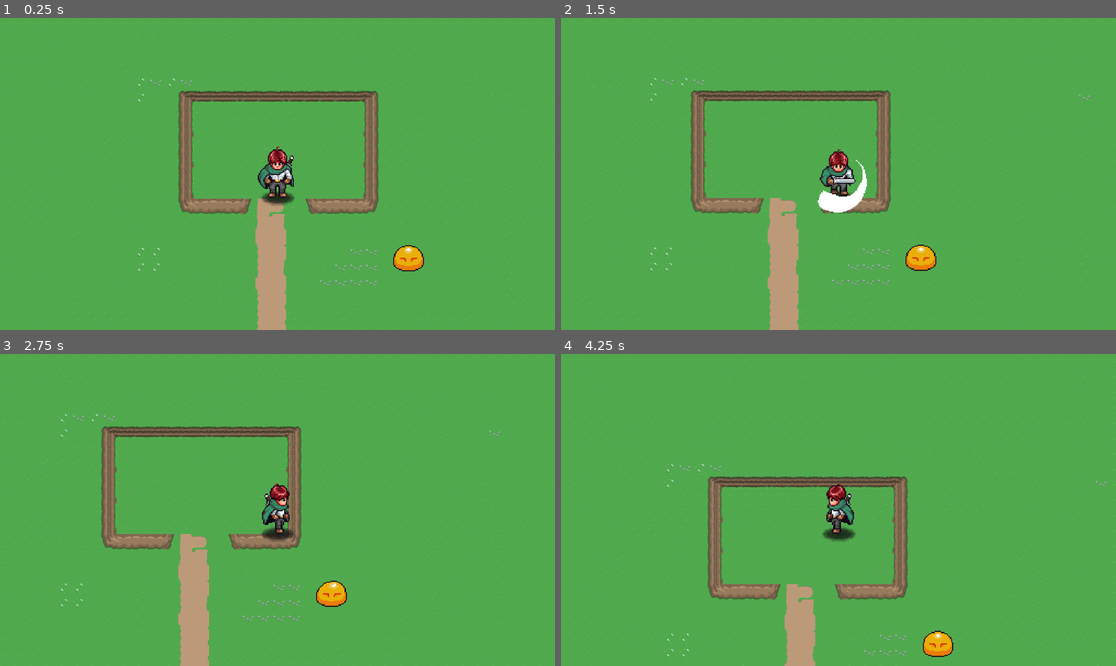
Above: before the commit, frames 1-4 (two rows, left to right).
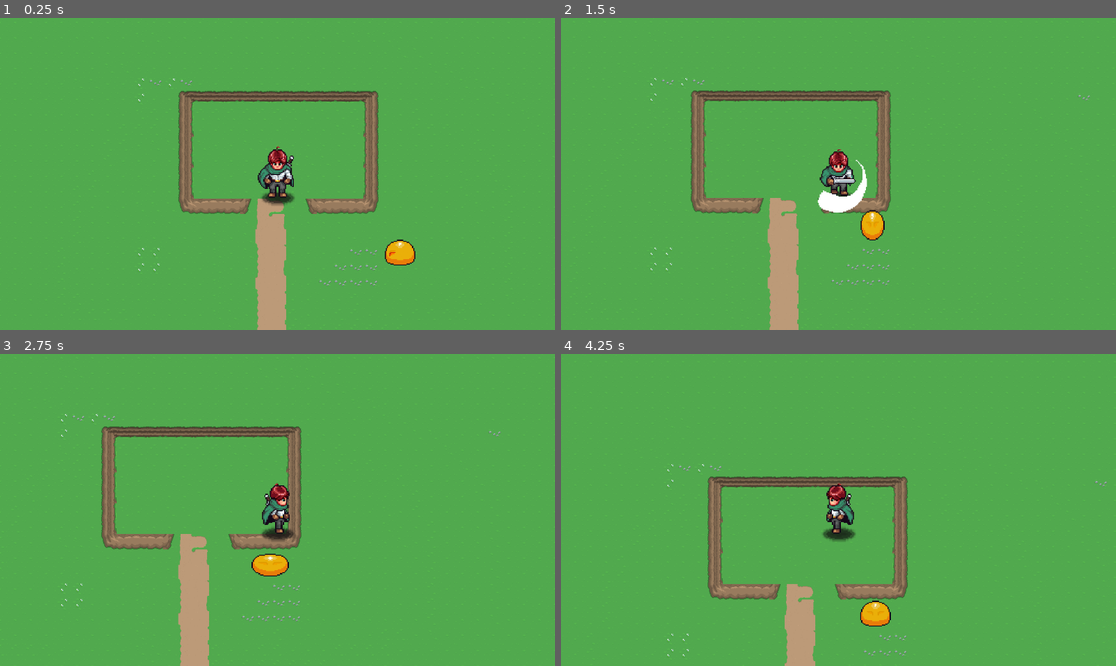
Above: after the commit, the same moments.

Repository: venkateshsivapragash28/Godot-Learn
Game: Godot game, scene res://playground.tscn
Same seed, same stepped clock (60 frames per second), same inputs: the game is played once before the commit and once after it.
Inputs (mouse positions are in pixels of both pictures, inside the frame that each line leads up to):
- Up to frame 1 (0.25 s): no input
- Up to frame 2 (1.5 s): move the mouse to (960, 158) at 0.52 s; hold D (right) 0.53-1.28 s; click (960, 158) at 0.6 s; move the mouse to (727, 189) at 1.27 s; hold S (down) from 1.28 s (still down); click (727, 189) at 1.35 s
- Up to frame 3 (2.75 s): move the mouse to (333, 441) at 2.02 s; release S (down) at 2.03 s; hold D (right) from 2.03 s (still down); click (333, 441) at 2.1 s
- Up to frame 4 (4.25 s): move the mouse to (810, 572) at 2.77 s; release D (right) at 2.78 s; hold W (up) 2.78-3.53 s; click (810, 572) at 2.85 s; move the mouse to (1005, 556) at 3.52 s; hold A (left) from 3.53 s (still down); click (1005, 556) at 3.6 s

The runs differ from the first frame. In frame 1, 0.5% of the frame differs, in the area x 69-77%, y 70-82%; in frame 2, 0.7%; in frame 3, 0.8%, in the area x 45-63%, y 63-82%; in frame 4, 0.8%.

Commit message:
added slime attack, slime detects player within its radius, slime chases the player.

Diff:
--- a/Enemies/Slime/Slime.tscn
+++ b/Enemies/Slime/Slime.tscn
@@ -1,6 +1,7 @@
 [gd_scene format=3 uid="uid://21t22vjvneei"]
 
 [ext_resource type="Texture2D" uid="uid://qwfnb1bkvnpa" path="res://Enemies/Slime/sprites/Slime.png" id="1_hsbk2"]
+[ext_resource type="Script" path="res://Enemies/Slime/slime.gd" id="2_slime"]
 
 [sub_resource type="CircleShape2D" id="CircleShape2D_hsbk2"]
 radius = 31.06445
@@ -201,6 +202,7 @@
 position = Vector2(1, -26)
 collision_layer = 256
 collision_mask = 16
+script = ExtResource("2_slime")
 
 [node name="SlimeSprite2D" type="Sprite2D" parent="." unique_id=1816161976]
 position = Vector2(0, -27)
--- /dev/null
+++ b/Enemies/Slime/slime.gd
@@ -0,0 +1,146 @@
+extends CharacterBody2D
+
+@export var move_speed: float = 90.0
+@export var attack_range: float = 58.0
+@export var attack_damage: int = 1
+@export var attack_duration: float = 0.4
+@export var attack_cooldown: float = 0.8
+@export var hitbox_active_time: float = 0.18
+@export var hitbox_side_offset: Vector2 = Vector2(34, 0)
+@export var hitbox_down_offset: Vector2 = Vector2(0, 28)
+@export var hitbox_up_offset: Vector2 = Vector2(0, -28)
+
+@onready var sprite: Sprite2D = $SlimeSprite2D
+@onready var anim: AnimationPlayer = $AnimationPlayer
+@onready var direction_range: Area2D = $DirectionRange
+@onready var hitbox: Area2D = $HitBox
+@onready var hitbox_shape: CollisionShape2D = $HitBox/CollisionShape2D
+
+var target_player: Player
+var last_direction: String = "down"
+var is_attacking: bool = false
+var attack_timer: float = 0.0
+var cooldown_timer: float = 0.0
+var hitbox_timer: float = 0.0
+var damaged_this_attack: bool = false
+
+func _ready():
+	direction_range.monitoring = true
+	hitbox.monitoring = true
+	hitbox_shape.disabled = true
+	direction_range.body_entered.connect(_on_direction_range_body_entered)
+	direction_range.body_exited.connect(_on_direction_range_body_exited)
+	hitbox.area_entered.connect(_on_hitbox_area_entered)
+
+func _physics_process(delta):
+	if cooldown_timer > 0.0:
+		cooldown_timer -= delta
+
+	if is_attacking:
+		_update_attack(delta)
+		return
+
+	if not is_instance_valid(target_player):
+		target_player = _find_player_in_range()
+		if target_player == null:
+			velocity = Vector2.ZERO
+			move_and_slide()
+			_play_animation("idle_" + last_direction)
+			return
+
+	var to_player = target_player.global_position - global_position
+	_update_direction(to_player)
+
+	if to_player.length() <= attack_range and cooldown_timer <= 0.0:
+		_start_attack()
+		return
+
+	velocity = to_player.normalized() * move_speed
+	move_and_slide()
+	_play_animation("walk_" + last_direction)
+
+func _start_attack():
+	is_attacking = true
+	attack_timer = attack_duration
+	hitbox_timer = hitbox_active_time
+	cooldown_timer = attack_cooldown
+	damaged_this_attack = false
+	velocity = Vector2.ZERO
+	move_and_slide()
+	_position_hitbox()
+	hitbox_shape.disabled = false
+	_play_animation("attack_" + last_direction)
+	_try_damage_overlapping_hurtbox()
+
+func _update_attack(delta):
+	velocity = Vector2.ZERO
+	move_and_slide()
+	attack_timer -= delta
+	hitbox_timer -= delta
+
+	if hitbox_timer > 0.0:
+		_try_damage_overlapping_hurtbox()
+	else:
+		hitbox_shape.disabled = true
+
+	if attack_timer <= 0.0:
+		is_attacking = false
+		hitbox_shape.disabled = true
+
+func _update_direction(direction: Vector2):
+	if abs(direction.y) > abs(direction.x):
+		if direction.y > 0.0:
+			last_direction = "down"
+		else:
+			last_direction = "up"
+	else:
+		last_direction = "side"
+		sprite.flip_h = direction.x < 0.0
+
+func _position_hitbox():
+	if last_direction == "up":
+		hitbox.position = hitbox_up_offset
+	elif last_direction == "down":
+		hitbox.position = hitbox_down_offset
+	else:
+		hitbox.position = hitbox_side_offset
+		if sprite.flip_h:
+			hitbox.position.x *= -1.0
+
+func _try_damage_overlapping_hurtbox():
+	if damaged_this_attack:
+		return
+
+	for area in hitbox.get_overlapping_areas():
+		_damage_hurtbox(area)
+
+func _find_player_in_range() -> Player:
+	for body in direction_range.get_overlapping_bodies():
+		if body is Player:
+			return body
+	return null
+
+func _damage_hurtbox(area: Area2D):
+	if damaged_this_attack or area.name != "PlayerHurtBox":
+		return
+
+	var player = area.get_parent()
+	if player and player.has_method("take_damage"):
+		player.take_damage(attack_damage)
+		damaged_this_attack = true
+
+func _play_animation(anim_name: String):
+	if anim.current_animation != anim_name:
+		anim.play(anim_name)
+
+func _on_direction_range_body_entered(body: Node2D):
+	if body is Player:
+		target_player = body
+
+func _on_direction_range_body_exited(body: Node2D):
+	if body == target_player:
+		target_player = null
+
+func _on_hitbox_area_entered(area: Area2D):
+	if is_attacking and hitbox_timer > 0.0:
+		_damage_hurtbox(area)
--- a/Player/Scripts/player.gd
+++ b/Player/Scripts/player.gd
@@ -5,8 +5,17 @@
 @onready var state_machine = $PlayerFSM
 
 var move_speed : float = 200.0 # 500 is very fast for pixel art!
+@export var max_health: int = 10
 
 var last_direction : String = "down"
+var current_health: int
+
+func _ready():
+	current_health = max_health
+
+func take_damage(amount: int):
+	current_health = max(current_health - amount, 0)
+	print("Player health: ", current_health)
 
 func update_animation(dir):
 	var anim_to_play = ""
Not shown, added: Enemies/Slime/slime.gd.uid
